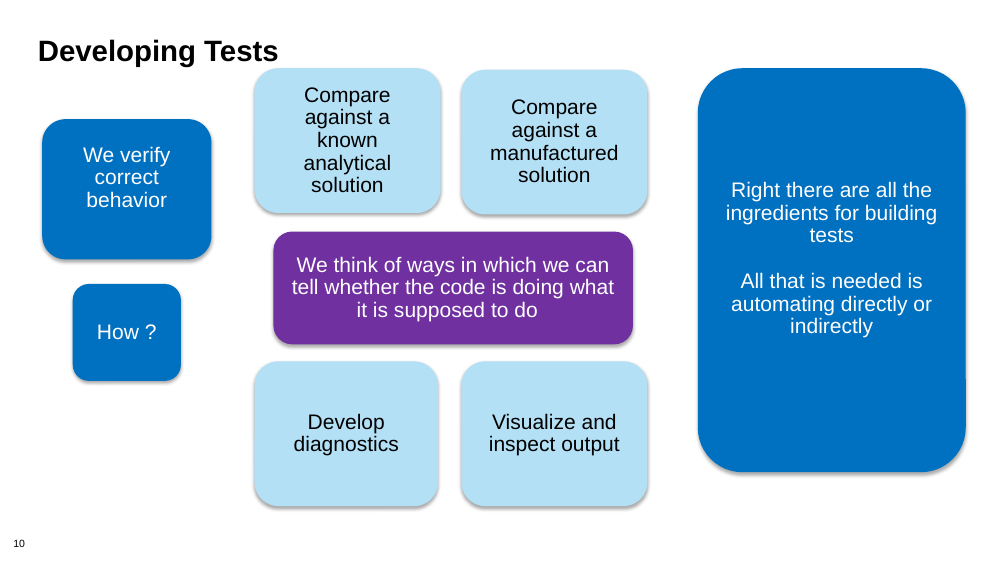
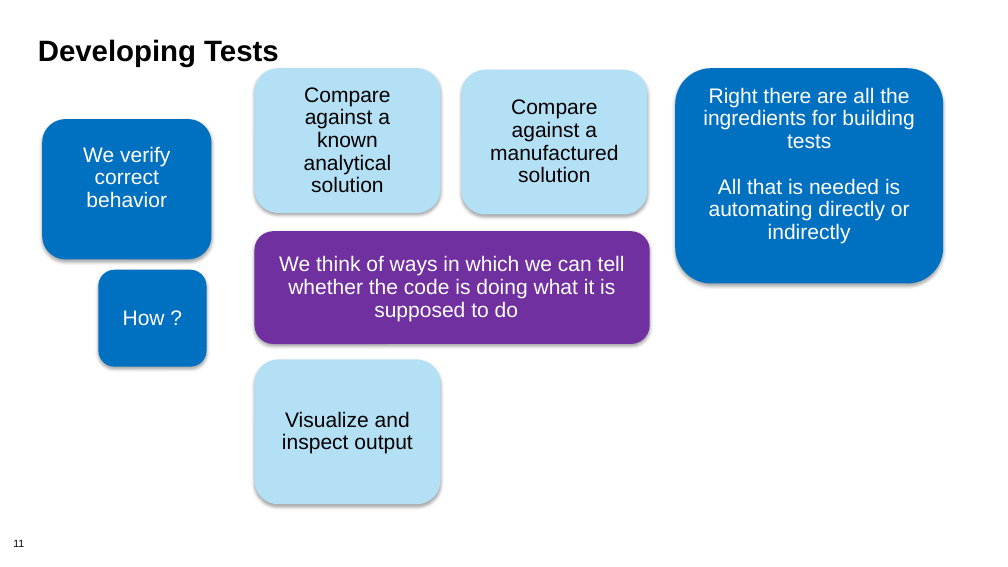
Before and after one commit to bssw-tutorial/presentations, a slide deck: slide 11 of testing-a.pptx (slide 10 before the commit). Drawn at 1008x567 pixels with LibreOffice and Linux fonts; fonts in the diff are those of the drawing; background and template pictures are left out. Boxes give left, top, right and bottom in pixels: in the first picture for what was removed or moved away, otherwise in the second. Text is boxed around its words. In the diff, an @@ line names an element or a change of style, - is before the commit and + after.

```diff
--- a/testing-a.pptx
+++ b/testing-a.pptx
@@ rounded rectangle "Right there are all the ...": place and size @@
-rounded rectangle "Right there are all the ..." at (698, 68, 966, 472)
+rounded rectangle "Right there are all the ..." at (675, 68, 943, 284)
@@ rounded rectangle "We think of ways in ...": place and size @@
-rounded rectangle "We think of ways in ..." at (274, 231, 634, 344)
+rounded rectangle "We think of ways in ..." at (254, 231, 650, 344)
@@ rounded rectangle "How ?": place and size @@
-rounded rectangle "How ?" at (73, 284, 181, 381)
+rounded rectangle "How ?" at (98, 270, 206, 367)
@@ rounded rectangle "Visualize and inspect output": place and size @@
-rounded rectangle "Visualize and inspect output" at (461, 361, 647, 506)
+rounded rectangle "Visualize and inspect output" at (254, 359, 440, 504)
@@ rounded rectangle removed at (255, 361, 439, 506) @@
-Develop diagnostics
@@ page number at (13, 539, 24, 547): text changed @@
-10
+11
```
Also in this commit, not shown: 5 other slides changed, 5 slides added, 1 other file.
